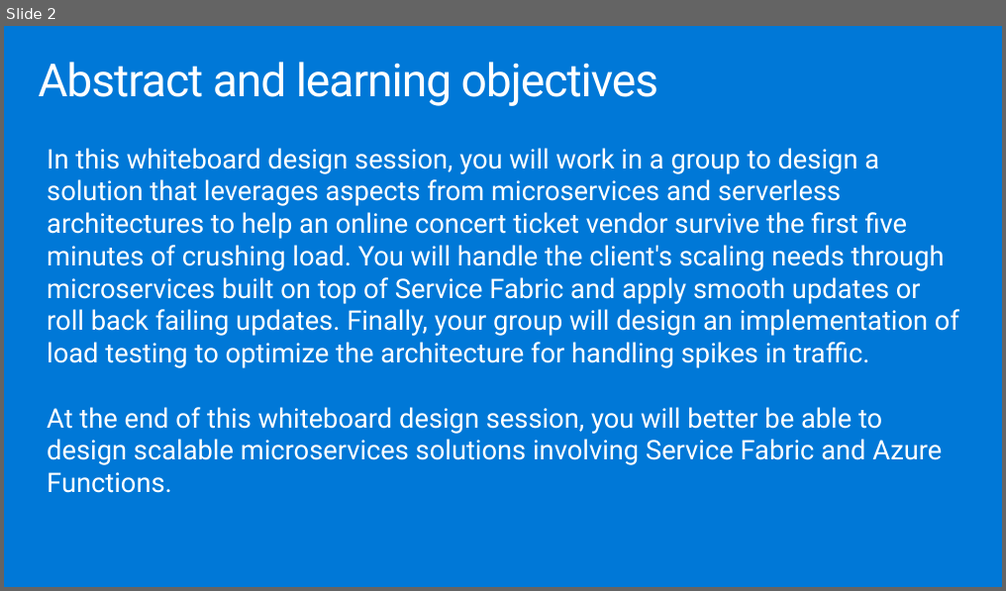
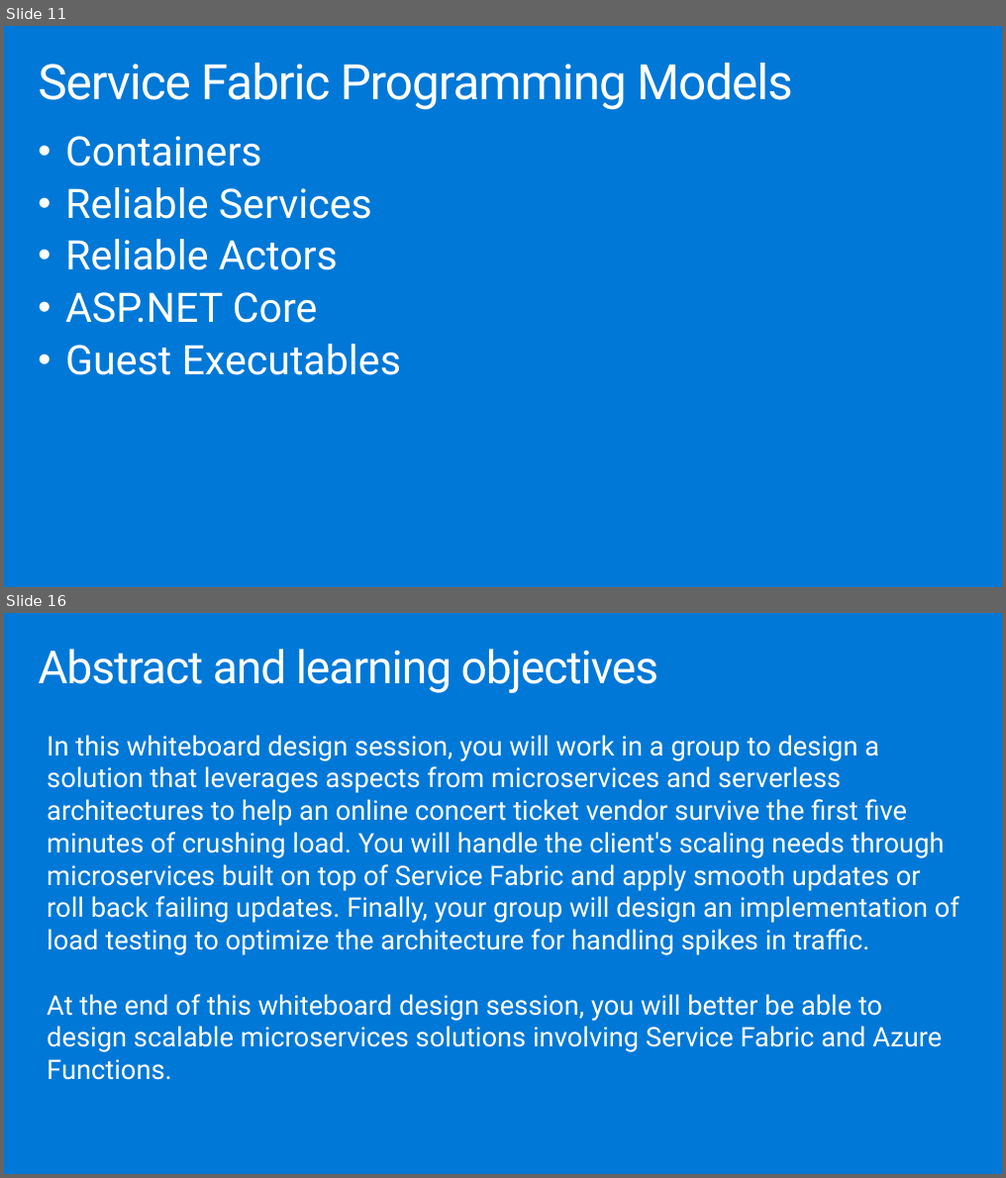
Before and after one commit to yellowbrickcode/MCW-Microservices-architecture, a slide deck: Whiteboard design session/WDS trainer presentation - Microservices architecture.pptx. Shown one above the other, each under a label of ours: slide 2 before the commit, slides 11 and 16 after it; the slides between them are not shown. The pictures are 1006x591 and 1006x1178 pixels, drawn with LibreOffice and Linux fonts; fonts in the diff are those of the drawing. Boxes give left, top, right and bottom in pixels: in the first picture for what was removed or moved away, otherwise in the second. Text is boxed around its words. In the diff, an @@ line names an element or a change of style, - is before the commit and + after.

```diff
--- a/Whiteboard design session/WDS trainer presentation - Microservices architecture.pptx
+++ b/Whiteboard design session/WDS trainer presentation - Microservices architecture.pptx
@@ slide 11 added at (4, 26, 1002, 587), background #0078D7 @@
@@ title added at (38, 63, 793, 110), 47 pt, text #FFFFFF @@
+Service Fabric Programming Models
@@ text added at (65, 136, 401, 375), 39.2 pt, text #FFFFFF @@
+• Containers
+• Reliable Services
+• Reliable Actors
+• ASP.NET Core
+• Guest Executables
@@ what was slide 2 is now slide 16 @@
```
Also in this commit, not shown: 1 slide changed, 13 other slides added.
